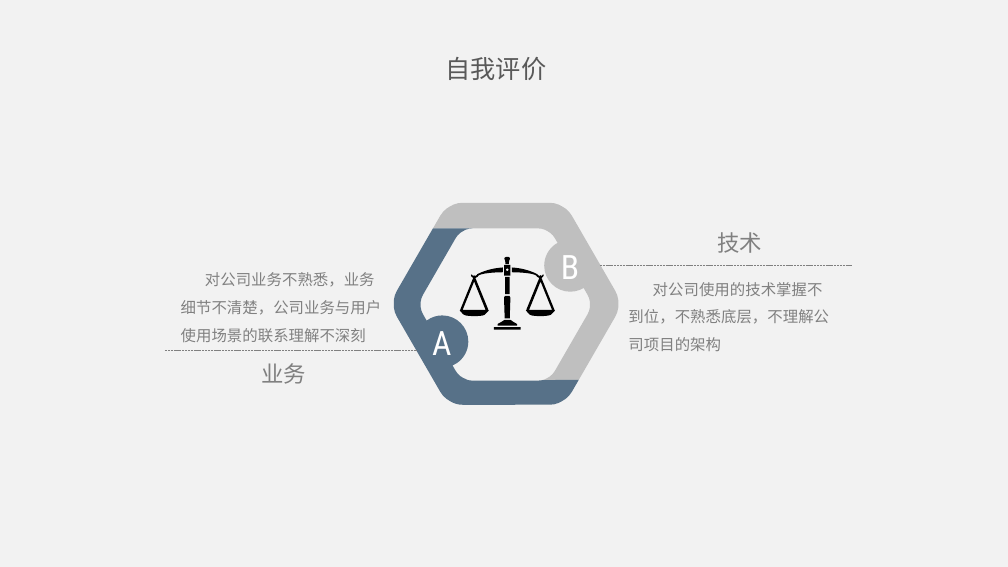
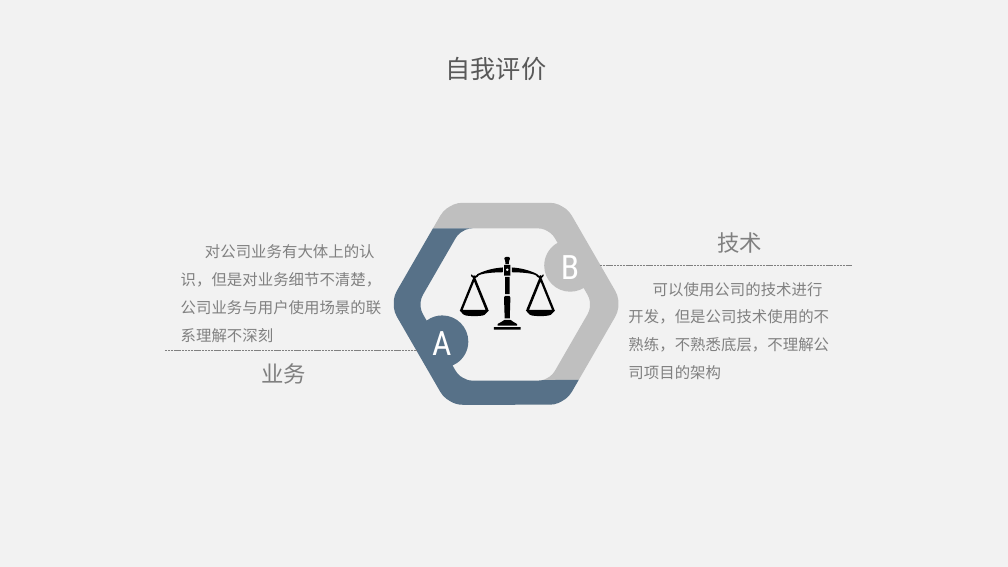
Before and after one commit to ybxxszl/learn, a slide deck: slide 11 of st.pptx. Drawn at 1008x567 pixels with LibreOffice and Linux fonts; fonts in the diff are those of the drawing. Boxes give left, top, right and bottom in pixels: in the first picture for what was removed or moved away, otherwise in the second. Text is boxed around its words. In the diff, an @@ line names an element or a change of style, - is before the commit and + after.

```diff
--- a/st.pptx
+++ b/st.pptx
@@ text at (181,244,382,342): text changed @@
-对公司业务不熟悉，业务细节不清楚，公司业务与用户使用场景的联系理解不深刻
+对公司业务有大体上的认识，但是对业务细节不清楚，公司业务与用户使用场景的联系理解不深刻
@@ text at (628,282,829,379): text changed @@
-对公司使用的技术掌握不到位，不熟悉底层，不理解公司项目的架构
+可以使用公司的技术进行开发，但是公司技术使用的不熟练，不熟悉底层，不理解公司项目的架构
```
Also in this commit, not shown: 2 other slides changed.
